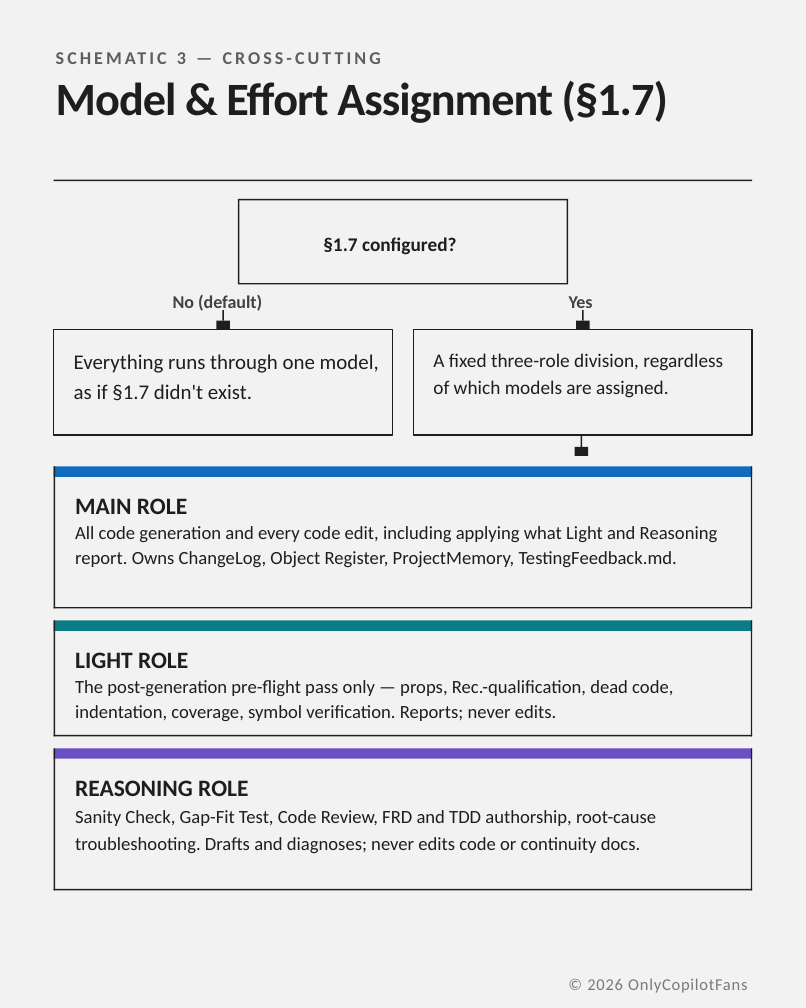
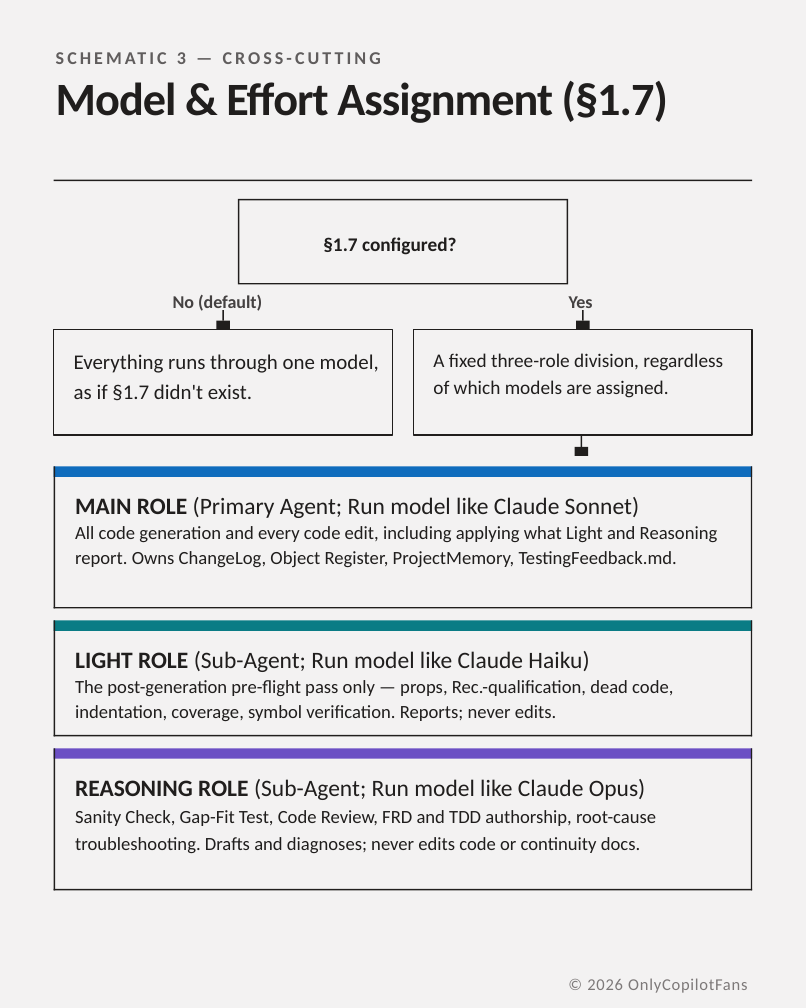
Before and after one commit to ajansari/ocpfBcAgenticDevFramework, a slide deck: slide 8 of slidedecks/PPT Carrousel - OCPF BC Agentic Dev Framework.pptx. Drawn at 806x1008 pixels with LibreOffice and Linux fonts; fonts in the diff are those of the drawing. Boxes give left, top, right and bottom in pixels: in the first picture for what was removed or moved away, otherwise in the second. Text is boxed around its words. In the diff, an @@ line names an element or a change of style, - is before the commit and + after.

```diff
--- a/slidedecks/PPT Carrousel - OCPF BC Agentic Dev Framework.pptx
+++ b/slidedecks/PPT Carrousel - OCPF BC Agentic Dev Framework.pptx
@@ text at (75, 497, 639, 518): text changed; bold off @@
-MAIN ROLE
+MAIN ROLE (Primary Agent; Run model like Claude Sonnet)
@@ text at (75, 651, 589, 672): text changed; bold off @@
-LIGHT ROLE
+LIGHT ROLE (Sub-Agent; Run model like Claude Haiku)
@@ text at (75, 779, 646, 800): text changed; bold off @@
-REASONING ROLE
+REASONING ROLE (Sub-Agent; Run model like Claude Opus)
```
Also in this commit, not shown: 2 other slides changed, 1 other file.
